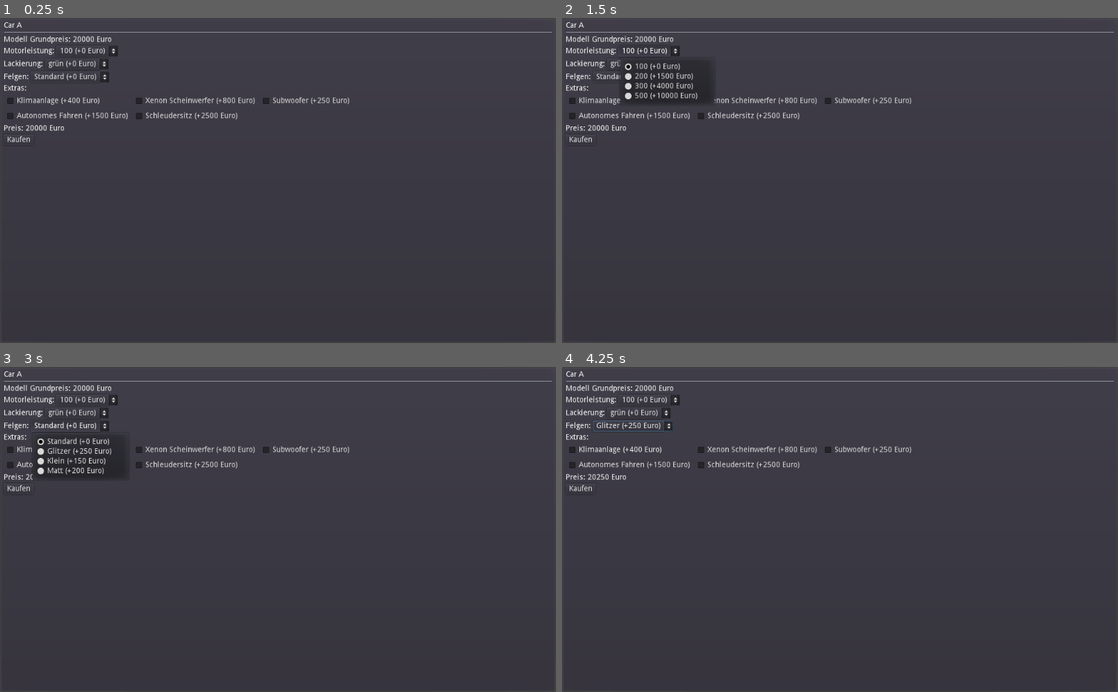
Above: before the commit, frames 1-4 (two rows, left to right).
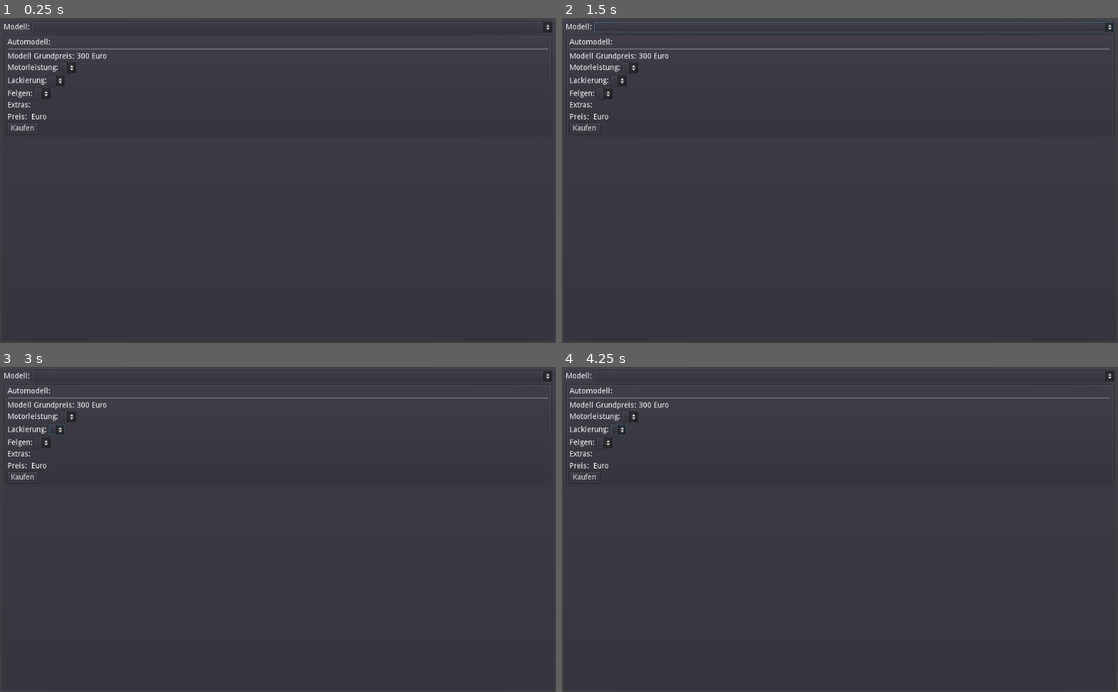
Above: after the commit, the same moments.

Repository: Reneator/godot-car-configurator
Game: Godot game, scene res://Main.tscn
Same seed, same stepped clock (60 frames per second), same inputs: the game is played once before the commit and once after it. Before the commit the project starts from res://Car_Configurator.tscn.
Inputs (mouse positions are in pixels of both pictures, inside the frame that each line leads up to; where the layout moved, square brackets give the same spot in the first picture):
- Up to frame 1 (0.25 s): no input
- Up to frame 2 (1.5 s): click (856, 27) at 0.52 s; click (628, 66) [650, 50] at 1.25 s
- Up to frame 3 (3 s): click (55, 428) [77, 412] at 2 s; click (44, 441) [72, 425] at 2.75 s
- Up to frame 4 (4.25 s): click (628, 451) at 3.5 s, where only the run before the commit has a clickable "Klimaanlage (+400 Euro)"

The runs differ from the first frame. In frame 1, 2.7% of the frame differs, in the area x 0-100%, y 1-39%; in frame 2, 3.0%; in frame 3, 2.8%; in frame 4, 2.8%.
Error after the commit: Unable to iterate on object of type 'Nil'. (res://Main.gd:17)

Commit message:
Added main with car select + rest call get

Diff:
--- a/Car_Configurator.gd
+++ b/Car_Configurator.gd
@@ -1,7 +1,8 @@
 extends PanelContainer
 
-
-var configuration : Car_Configuration
+export (PackedScene) var summary_scene
+var summary
+var configuration : Car_Configuration setget set_configuration
 
 onready var paintjob_options = $VBoxContainer/Paintjob/PaintjobOptions
 onready var engine_options = $VBoxContainer/Engine/EngineOptions
@@ -10,18 +11,23 @@
 
 # Called when the node enters the scene tree for the first time.
 func _ready():
-	var json_file = File.new()
-	json_file.open("res://configurations.json",File.READ)
-	var json_string = json_file.get_as_text()
-	var json_parseresult : JSONParseResult = JSON.parse(json_string)
-	var json = json_parseresult.result
-	var car_json = json[0]
-	configuration = Car_Configuration.new()
-	configuration.from_json(car_json)
+	extras.connect("changed", self, "on_extras_changed")
+#	initialize()
+#	refresh_total_price()
 
-	extras.connect("changed", self, "on_extras_changed")
+func set_configuration(_config):
+	configuration = _config
+	clear()
 	initialize()
-	refresh_total_price()
+
+func clear():
+	engine_options.clear()
+	paintjob_options.clear()
+	rim_options.clear()
+	extras.clear()
+	if summary:
+		summary.queue_free()
+		summary = null
 
 func initialize():
 	$VBoxContainer/Car_Model2/Car_Model_Label.text = configuration.car_name
@@ -35,6 +41,9 @@
 
 	for option in configuration.extras:
 		extras.add_extra(option)
+
+	refresh_total_price()
+
 
 func refresh_total_price():
 	$VBoxContainer/HBoxContainer5/PriceLabel.text = "%d" % get_total_price_for_selections()
@@ -70,8 +79,7 @@
 func _on_RimsOptions_item_selected(index):
 	refresh_total_price()
 
-export (PackedScene) var summary_scene
-var summary
+
 
 func _on_Buy_Button_pressed():
 	if summary:
--- a/Extras.gd
+++ b/Extras.gd
@@ -13,6 +13,10 @@
 
 func on_checkbox_pressed():
 	emit_signal("changed")
+
+func clear():
+	for child in get_children():
+		child.queue_free()
 
 
 
--- /dev/null
+++ b/Main.gd
@@ -0,0 +1,26 @@
+extends Control
+
+onready var http = $HTTPRequest
+onready var configurator = $VBoxContainer/Car_Configurator
+var configurations = []
+
+func _ready():
+	var headers = ["Content-Type: application/json"]
+	http.request("http://157.90.116.81:8081/carconfigurator/configs/all")
+
+
+func _on_HTTPRequest_request_completed(result, response_code, headers, body):
+	var json = JSON.parse(body.get_string_from_utf8())
+	var body_dict = json.result
+	print(body_dict)
+	$VBoxContainer/HBoxContainer/OptionButton.clear()
+	for car in body_dict:
+		var configuration = Car_Configuration.new()
+		configuration.from_json(car)
+		configurations.append(configuration)
+		$VBoxContainer/HBoxContainer/OptionButton.add_item(configuration.car_name)
+
+
+func _on_OptionButton_item_selected(index):
+	var configuration = configurations[index]
+	$VBoxContainer/Car_Configurator.configuration = configuration
--- /dev/null
+++ b/Main.tscn
@@ -0,0 +1,46 @@
+[gd_scene load_steps=3 format=2]
+
+[ext_resource path="res://Main.gd" type="Script" id=1]
+[ext_resource path="res://Car_Configurator.tscn" type="PackedScene" id=2]
+
+[node name="Main" type="PanelContainer"]
+anchor_right = 1.0
+anchor_bottom = 1.0
+script = ExtResource( 1 )
+__meta__ = {
+"_edit_use_anchors_": false
+}
+
+[node name="HTTPRequest" type="HTTPRequest" parent="."]
+
+[node name="VBoxContainer" type="VBoxContainer" parent="."]
+margin_left = 7.0
+margin_top = 7.0
+margin_right = 1017.0
+margin_bottom = 593.0
+
+[node name="HBoxContainer" type="HBoxContainer" parent="VBoxContainer"]
+margin_right = 1010.0
+margin_bottom = 20.0
+
+[node name="Label" type="Label" parent="VBoxContainer/HBoxContainer"]
+margin_top = 3.0
+margin_right = 48.0
+margin_bottom = 17.0
+text = "Modell:"
+
+[node name="OptionButton" type="OptionButton" parent="VBoxContainer/HBoxContainer"]
+margin_left = 52.0
+margin_right = 1010.0
+margin_bottom = 20.0
+size_flags_horizontal = 3
+
+[node name="Car_Configurator" parent="VBoxContainer" instance=ExtResource( 2 )]
+anchor_right = 0.0
+anchor_bottom = 0.0
+margin_top = 24.0
+margin_right = 1010.0
+margin_bottom = 214.0
+
+[connection signal="request_completed" from="HTTPRequest" to="." method="_on_HTTPRequest_request_completed"]
+[connection signal="item_selected" from="VBoxContainer/HBoxContainer/OptionButton" to="." method="_on_OptionButton_item_selected"]
--- a/project.godot
+++ b/project.godot
@@ -33,7 +33,7 @@
 [application]
 
 config/name="Car Configurator"
-run/main_scene="res://Car_Configurator.tscn"
+run/main_scene="res://Main.tscn"
 config/icon="res://icon.png"
 
 [physics]
